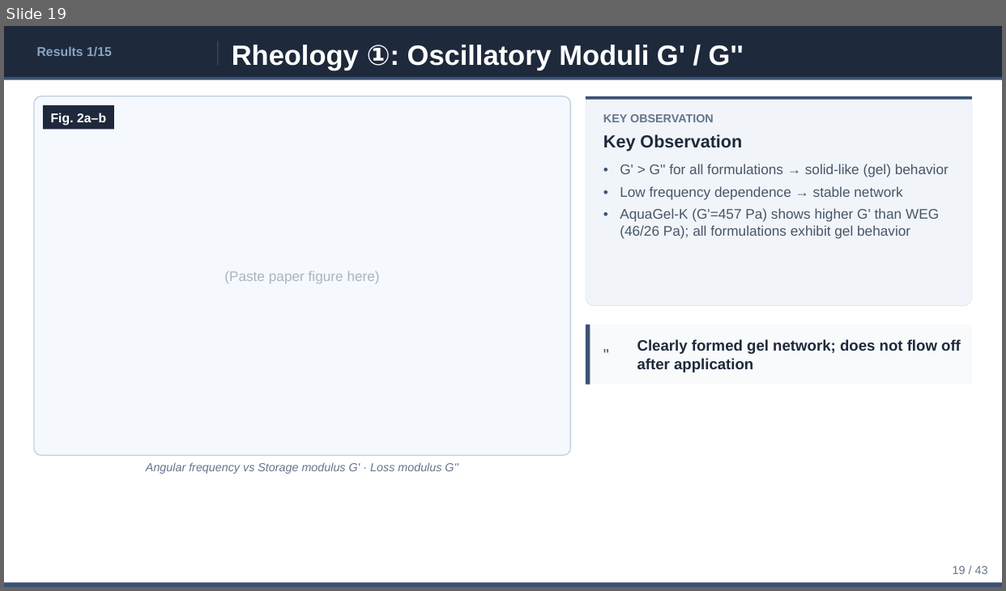
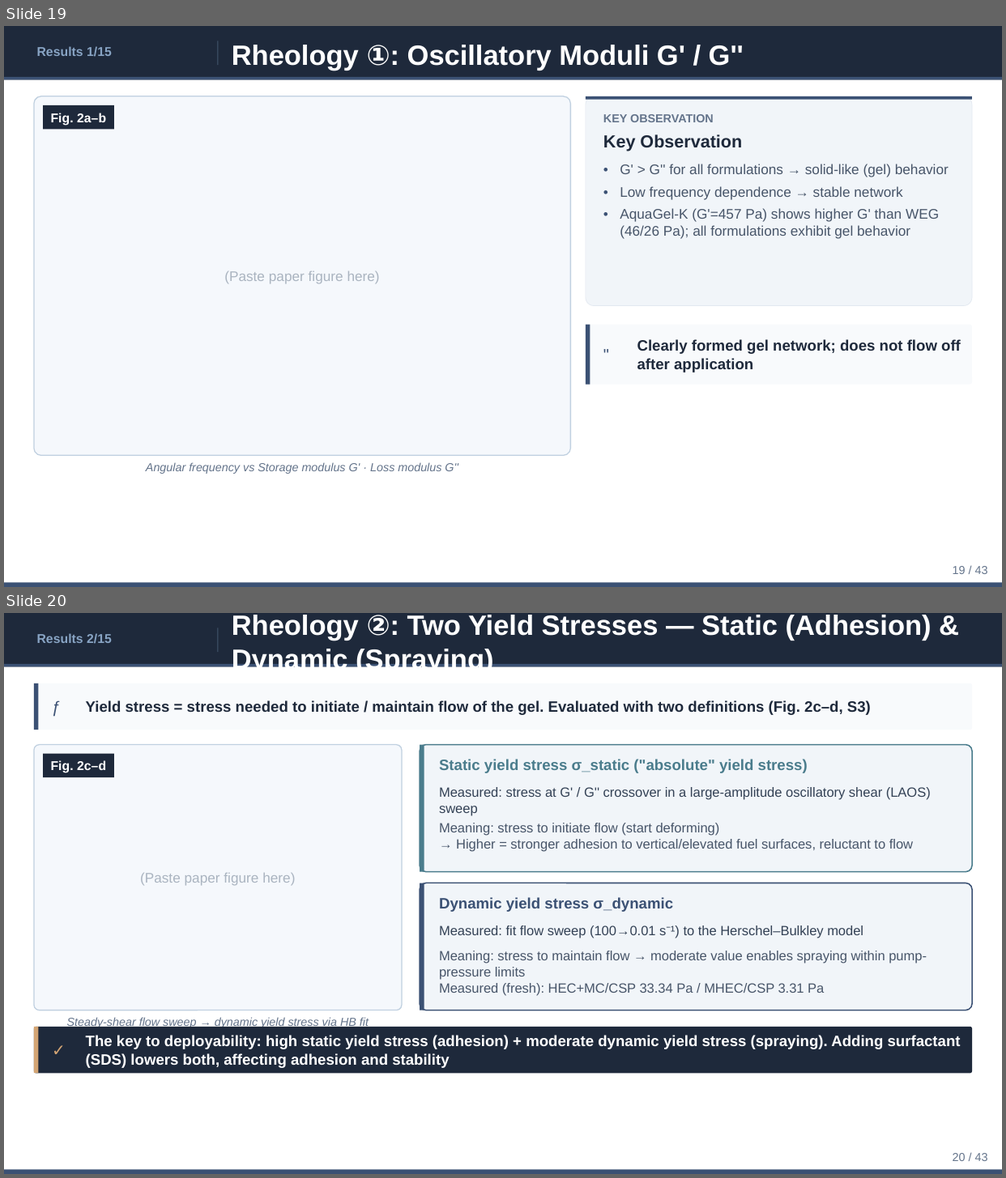
Before and after one commit to ytaisei0525-design/my-first-claude, a slide deck: slides_en.pptx. Shown one above the other, each under a label of ours: slide 19 before the commit, slides 19 and 20 after it. The pictures are 1006x591 and 1006x1178 pixels, drawn with LibreOffice and Linux fonts; fonts in the diff are those of the drawing. Boxes give left, top, right and bottom in pixels: in the first picture for what was removed or moved away, otherwise in the second. Text is boxed around its words. In the diff, an @@ line names an element or a change of style, - is before the commit and + after.

```diff
--- a/slides_en.pptx
+++ b/slides_en.pptx
@@ slide 20 added at (x1=4, y1=613, x2=1002, y2=1174), background #FFFFFF @@
@@ rectangle added at (x1=4, y1=613, x2=1002, y2=667), fill #1E293B @@
@@ text added at (x1=37, y1=633, x2=112, y2=644), 12.3 pt, text #88A4C4, bold @@
+Results 2/15
@@ rectangle added at (x1=217, y1=628, x2=218, y2=652), fill #445870 @@
@@ text added at (x1=232, y1=615, x2=931, y2=675), 26.9 pt, text #FFFFFF, bold @@
+Rheology ②: Two Yield Stresses — Static (Adhesion) & Dynamic (Spraying)
@@ rectangle added at (x1=4, y1=664, x2=1002, y2=667), fill #3B5174 @@
@@ rounded rectangle added at (x1=34, y1=683, x2=972, y2=730), fill #F8FAFC @@
@@ rectangle added at (x1=34, y1=683, x2=39, y2=730), fill #3B5174 @@
@@ text added at (x1=52, y1=700, x2=61, y2=716), 15.7 pt, text #3B5174 @@
+ƒ
@@ text added at (x1=86, y1=700, x2=871, y2=715), 14.6 pt, text #1E293B, bold @@
+Yield stress = stress needed to initiate / maintain flow of the gel. Evaluated with two definitions (Fig. 2c–d, S3)
@@ rounded rectangle added at (x1=34, y1=745, x2=402, y2=1011), fill #F5F8FC, outline #C0D0E0 1 pt @@
@@ rectangle added at (x1=43, y1=754, x2=114, y2=777), fill #1E293B @@
@@ rounded rectangle added at (x1=420, y1=745, x2=972, y2=872), fill #F1F5F9, outline #4A7C8C 1.2 pt @@
@@ rectangle added at (x1=420, y1=745, x2=424, y2=872), fill #4A7C8C @@
@@ text added at (x1=51, y1=760, x2=106, y2=773), 12.3 pt, text #FFFFFF, bold @@
+Fig. 2c–d
@@ text added at (x1=439, y1=759, x2=808, y2=773), 14.6 pt, text #4A7C8C, bold @@
+Static yield stress σ_static ("absolute" yield stress)
@@ text added at (x1=439, y1=787, x2=931, y2=815), 12.9 pt, text #334155 @@
+Measured: stress at G' / G'' crossover in a large-amplitude oscillatory shear (LAOS) sweep
@@ text added at (x1=439, y1=823, x2=913, y2=851), 12.9 pt, text #475569 @@
+Meaning: stress to initiate flow (start deforming)
+→ Higher = stronger adhesion to vertical/elevated fuel surfaces, reluctant to flow
@@ text added at (x1=140, y1=873, x2=295, y2=886), 13.4 pt, text #AAB4C0 @@
+(Paste paper figure here)
@@ rounded rectangle added at (x1=420, y1=884, x2=972, y2=1011), fill #F1F5F9, outline #3B5174 1.2 pt @@
@@ rectangle added at (x1=420, y1=884, x2=424, y2=1011), fill #3B5174 @@
@@ text added at (x1=439, y1=897, x2=673, y2=912), 14.6 pt, text #3B5174, bold @@
+Dynamic yield stress σ_dynamic
@@ text added at (x1=439, y1=926, x2=863, y2=938), 12.9 pt, text #334155 @@
+Measured: fit flow sweep (100→0.01 s⁻¹) to the Herschel–Bulkley model
@@ text added at (x1=439, y1=951, x2=927, y2=995), 12.9 pt, text #475569 @@
+Meaning: stress to maintain flow → moderate value enables spraying within pump-pressure limits
+Measured (fresh): HEC+MC/CSP 33.34 Pa / MHEC/CSP 3.31 Pa
@@ text added at (x1=67, y1=1018, x2=368, y2=1029), 11.2 pt, text #64748B, italic @@
+Steady-shear flow sweep → dynamic yield stress via HB fit
@@ rounded rectangle added at (x1=34, y1=1027, x2=972, y2=1073), fill #1E293B @@
@@ rectangle added at (x1=34, y1=1027, x2=39, y2=1073), fill #D4A574 @@
@@ text added at (x1=49, y1=1027, x2=79, y2=1073), 15.7 pt, text #D4A574 @@
+✓
@@ text added at (x1=86, y1=1035, x2=961, y2=1068), 14.6 pt, text #FFFFFF, bold @@
+The key to deployability: high static yield stress (adhesion) + moderate dynamic yield stress (spraying). Adding surfactant (SDS) lowers both, affecting adhesion and stability
@@ rectangle added at (x1=4, y1=1170, x2=1002, y2=1174), fill #3B5174 @@
@@ text added at (x1=953, y1=1153, x2=988, y2=1161), 11.2 pt, text #64748B @@
+20 / 43
```
Also in this commit, not shown: 1 slide changed, 1 slide removed, 4 other files.
